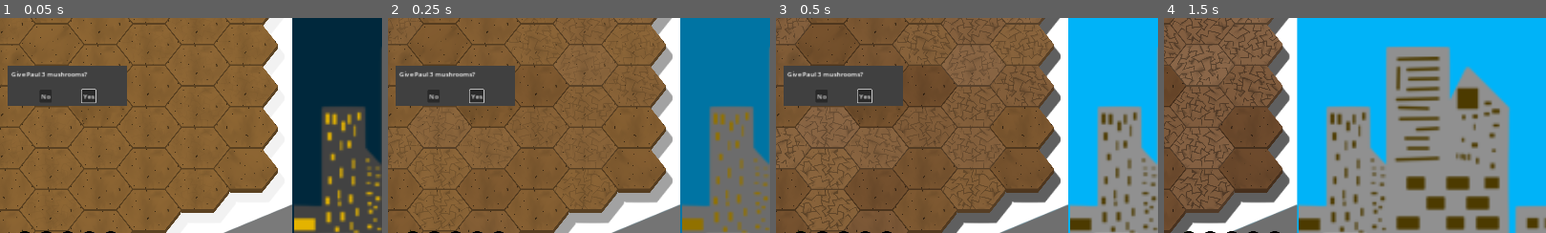
Above: before the commit, frames 1-4 (left to right).
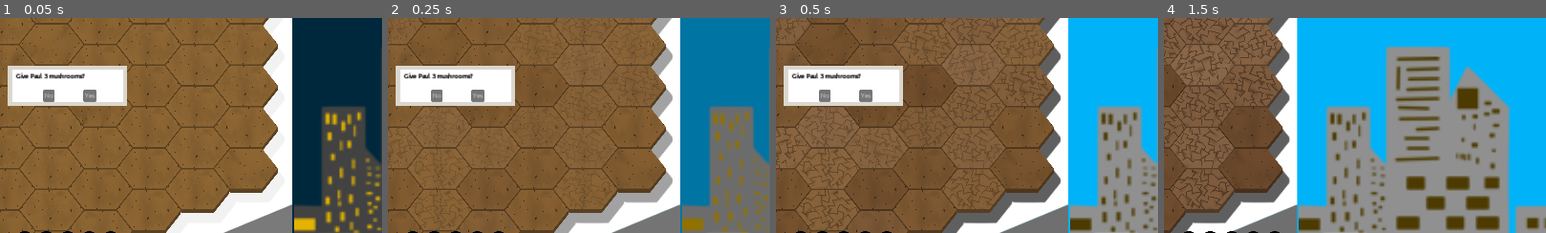
Above: after the commit, the same moments.

Repository: CiaranWoodward/LD54
Game: Godot game, scene res://Level.tscn
Same seed, same stepped clock (60 frames per second), same inputs: the game is played once before the commit and once after it. The engine's default icon, where the game draws it, is replaced by a stand-in: a white triangle on a blue panel in a dark square.
Inputs (mouse positions are % of the whole screen's width and height, from its top left):
- Up to frame 1 (0.05 s): no input
- Up to frame 2 (0.25 s): no input
- Up to frame 3 (0.5 s): no input
- Up to frame 4 (1.5 s): move the mouse to (72, 45) at 0.52 s; hold Right (ui_right) 0.53-1.25 s; click (72, 45) at 0.6 s; drag from (30, 55) to (45, 70) at 1.27 s
The pictures show only the part of the screen within x 41-91%, y 34-84%; the shares and areas given below are measured in that part.

The runs differ from the first frame. In frame 1, 5.7% of the frame differs, in the area x 2-34%, y 22-41%; in frame 2, 5.7%; in frame 3, 5.7%; in frame 4, nothing differs.

Commit message:
added dialogue scene ui elements

Diff:
--- a/Level.tscn
+++ b/Level.tscn
@@ -426,7 +426,7 @@
 curve = SubResource("Curve2D_y42ux")
 
 [node name="PathFollow2D" type="PathFollow2D" parent="Sky/SunPath"]
-position = Vector2(2761.07, 915.964)
+position = Vector2(2761.07, 915.96)
 rotation = 1.46413
 progress = 5376.54
 rotates = false
--- a/UI/Conversations/Dialogue.tscn
+++ b/UI/Conversations/Dialogue.tscn
@@ -1,7 +1,10 @@
-[gd_scene load_steps=3 format=3 uid="uid://bljefgflbomjq"]
+[gd_scene load_steps=6 format=3 uid="uid://bljefgflbomjq"]
 
+[ext_resource type="Theme" uid="uid://cvly3s1h4xk6r" path="res://UI/UI_Theme.tres" id="1_i4xnl"]
 [ext_resource type="Script" path="res://UI/Conversations/Dialogue.gd" id="1_kgon7"]
 [ext_resource type="Texture2D" uid="uid://bn7nems70jqgr" path="res://icon.svg" id="2_es2ro"]
+[ext_resource type="Texture2D" uid="uid://cslkthbm2fpeu" path="res://Graphics/Background/Frame0000.png" id="2_ogijw"]
+[ext_resource type="FontFile" uid="uid://biop3j758m626" path="res://UI/Fonts/Ubuntu-Light.ttf" id="4_pm31x"]
 
 [node name="Dialogue" type="Control"]
 layout_mode = 3
@@ -10,38 +13,71 @@
 anchor_bottom = 1.0
 grow_horizontal = 2
 grow_vertical = 2
+theme = ExtResource("1_i4xnl")
 script = ExtResource("1_kgon7")
 
-[node name="NinePatchRect" type="NinePatchRect" parent="."]
+[node name="Name" type="NinePatchRect" parent="."]
+layout_mode = 0
+offset_left = 695.0
+offset_top = 864.0
+offset_right = 886.0
+offset_bottom = 944.0
+texture = ExtResource("2_ogijw")
+region_rect = Rect2(182, 54, 314, 394)
+patch_margin_left = 20
+patch_margin_top = 19
+patch_margin_right = 20
+patch_margin_bottom = 19
+
+[node name="Name" type="Label" parent="Name"]
 layout_mode = 1
-anchors_preset = 12
+anchors_preset = 5
+anchor_left = 0.5
+anchor_right = 0.5
+offset_left = -34.5
+offset_top = 11.0
+offset_right = 34.5
+offset_bottom = 45.0
+grow_horizontal = 2
+theme_override_font_sizes/font_size = 30
+text = "Nigel"
+horizontal_alignment = 1
+vertical_alignment = 1
+
+[node name="Speech" type="NinePatchRect" parent="."]
+layout_mode = 1
+anchors_preset = 7
+anchor_left = 0.5
 anchor_top = 1.0
-anchor_right = 1.0
+anchor_right = 0.5
 anchor_bottom = 1.0
-offset_left = 38.0
-offset_top = -177.0
-offset_right = -42.0
-offset_bottom = -33.0
+offset_left = -289.0
+offset_top = -169.0
+offset_right = 446.0
+offset_bottom = -25.0
 grow_horizontal = 2
 grow_vertical = 0
-texture = ExtResource("2_es2ro")
-patch_margin_left = 62
-patch_margin_top = 64
-patch_margin_right = 62
-patch_margin_bottom = 58
+texture = ExtResource("2_ogijw")
+region_rect = Rect2(181.818, 54.0294, 314.545, 394.703)
+patch_margin_left = 290
+patch_margin_top = 28
+patch_margin_right = 290
+patch_margin_bottom = 25
 
-[node name="Text" type="RichTextLabel" parent="NinePatchRect"]
-custom_minimum_size = Vector2(800, 100)
+[node name="Text" type="RichTextLabel" parent="Speech"]
+custom_minimum_size = Vector2(500, 80)
 layout_mode = 1
 anchors_preset = 15
 anchor_right = 1.0
 anchor_bottom = 1.0
-offset_left = 21.0
-offset_top = 16.0
-offset_right = -151.0
-offset_bottom = -15.0
+offset_left = 19.0
+offset_top = 17.0
+offset_right = -149.0
+offset_bottom = -18.0
 grow_horizontal = 2
 grow_vertical = 2
+theme_override_colors/default_color = Color(0, 0, 0, 1)
+theme_override_fonts/normal_font = ExtResource("4_pm31x")
 theme_override_font_sizes/normal_font_size = 22
 theme_override_font_sizes/bold_font_size = 22
 theme_override_font_sizes/italics_font_size = 22
@@ -54,7 +90,7 @@
 scroll_active = false
 visible_characters_behavior = 1
 
-[node name="Pictures" type="Control" parent="NinePatchRect"]
+[node name="Pictures" type="Control" parent="Speech"]
 layout_mode = 1
 anchors_preset = 6
 anchor_left = 1.0
@@ -66,20 +102,11 @@
 grow_horizontal = 0
 grow_vertical = 2
 
-[node name="Officer" type="Sprite2D" parent="NinePatchRect/Pictures"]
+[node name="Officer" type="Sprite2D" parent="Speech/Pictures"]
 texture = ExtResource("2_es2ro")
 
-[node name="Daniel" type="Sprite2D" parent="NinePatchRect/Pictures"]
+[node name="Daniel" type="Sprite2D" parent="Speech/Pictures"]
 texture = ExtResource("2_es2ro")
-
-[node name="Name" type="Label" parent="NinePatchRect"]
-layout_mode = 0
-offset_left = 21.0
-offset_top = -49.0
-offset_right = 95.0
-offset_bottom = -4.0
-theme_override_font_sizes/font_size = 30
-text = "Nigel"
 
 [node name="QuestionDialog" type="ConfirmationDialog" parent="."]
 gui_embed_subwindows = true
@@ -92,6 +119,7 @@
 borderless = true
 always_on_top = true
 popup_window = true
+theme = ExtResource("1_i4xnl")
 ok_button_text = "Yes"
 dialog_text = "Give Paul 3 mushrooms?"
 dialog_close_on_escape = false
--- a/UI/UI_Theme.tres
+++ b/UI/UI_Theme.tres
@@ -1,6 +1,16 @@
-[gd_resource type="Theme" load_steps=5 format=3 uid="uid://cvly3s1h4xk6r"]
+[gd_resource type="Theme" load_steps=6 format=3 uid="uid://cvly3s1h4xk6r"]
 
 [ext_resource type="FontFile" uid="uid://biop3j758m626" path="res://UI/Fonts/Ubuntu-Light.ttf" id="1_ldo4u"]
+
+[sub_resource type="StyleBoxFlat" id="StyleBoxFlat_playx"]
+content_margin_left = 20.0
+content_margin_top = 15.0
+bg_color = Color(1, 1, 1, 1)
+border_width_left = 10
+border_width_top = 10
+border_width_right = 10
+border_width_bottom = 10
+border_color = Color(0.859375, 0.84375, 0.808594, 1)
 
 [sub_resource type="StyleBoxEmpty" id="StyleBoxEmpty_4uf24"]
 
@@ -12,6 +22,8 @@
 
 [resource]
 default_font = ExtResource("1_ldo4u")
+AcceptDialog/constants/buttons_separation = 0
+AcceptDialog/styles/panel = SubResource("StyleBoxFlat_playx")
 Button/constants/h_separation = 12
 Button/styles/focus = SubResource("StyleBoxEmpty_4uf24")
 Button/styles/hover = SubResource("StyleBoxFlat_36w7s")
Binary file added: Graphics/Background/Frame0000.png
Not shown, added: Graphics/Background/Frame0000.png.import
Not shown, changed: Graphics/Background/Background.kra
Not shown, changed: Graphics/Background/Background.kra~
